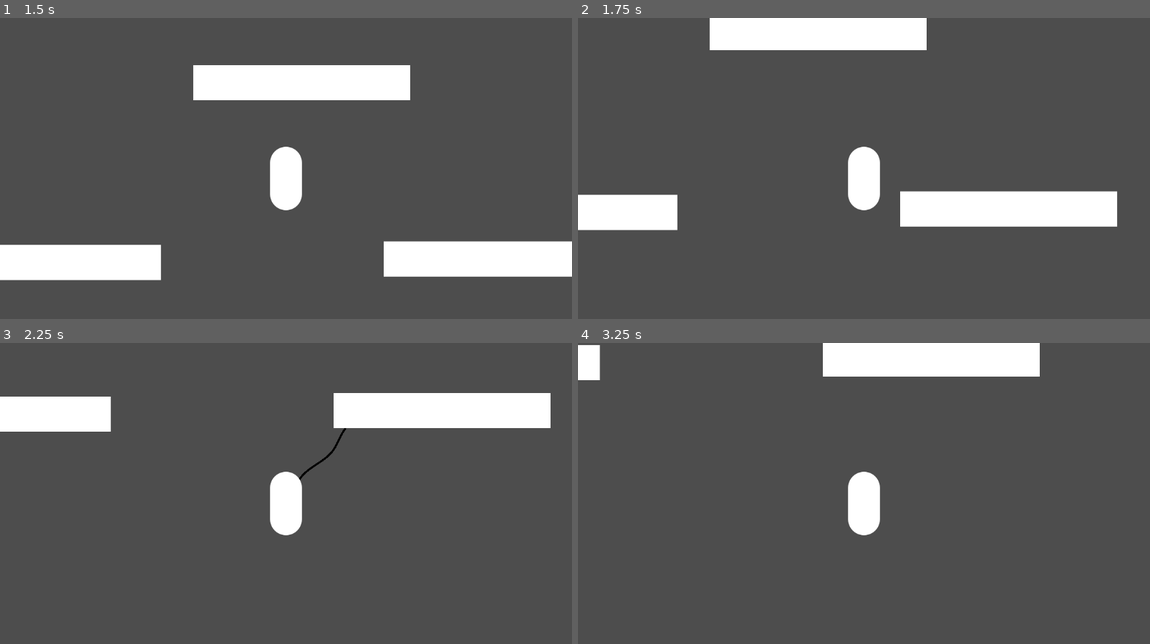
Above: before the commit, frames 1-4 (two rows, left to right).
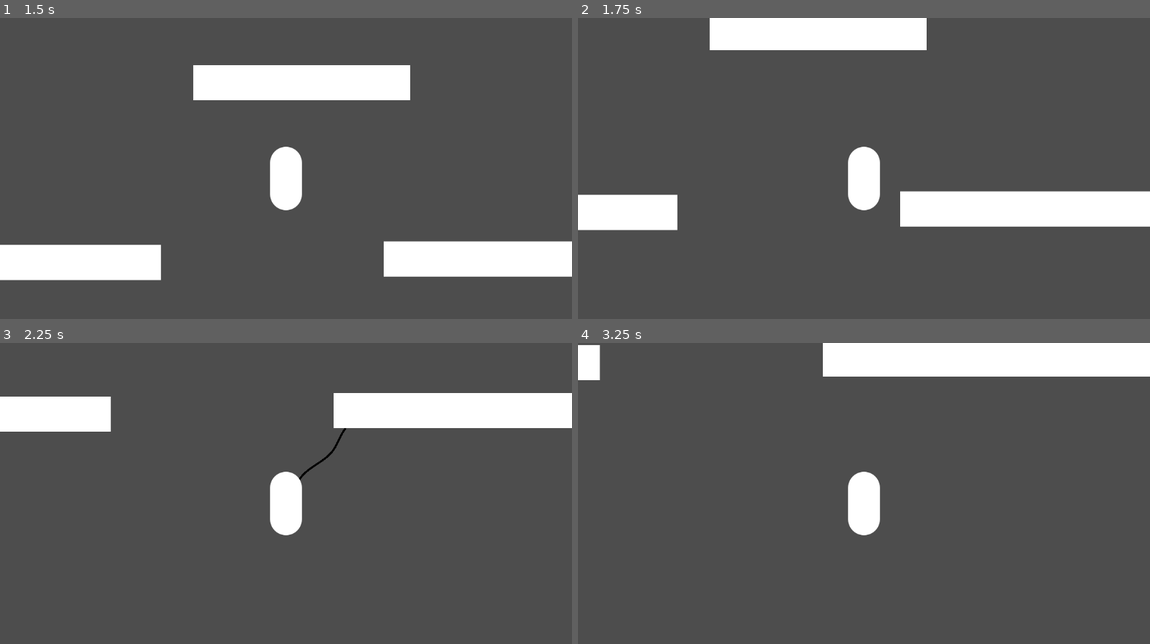
Above: after the commit, the same moments.

Repository: cookiemonsternz/SLIFT-Public
Game: Godot game, scene res://scenes/test.tscn
Two runs of this game, one before a commit and one after it. Both use one fixed random seed, a clock stepped at 60 frames per second and the inputs below.
Inputs (mouse positions are in pixels of both pictures, inside the frame that each line leads up to):
- Up to frame 1 (1.5 s): move the mouse to (411, 162) at 0.52 s; press the mouse at (411, 162) at 0.53 s; hold D (move_right) from 0.53 s (still down); tap Space (player_jump) at 0.77 s; move the mouse to (171, 195) at 1.27 s; release the mouse at (171, 195) at 1.28 s; right-click (171, 195) at 1.35 s
- Up to frame 2 (1.75 s): keep holding D (move_right); tap Space (player_jump) at 1.52 s
- Up to frame 3 (2.25 s): move the mouse to (343, 433) at 2.02 s; release D (move_right) at 2.03 s; press the mouse at (343, 433) at 2.03 s; hold A (move_left) from 2.03 s (still down)
- Up to frame 4 (3.25 s): move the mouse to (835, 568) at 2.77 s; release A (move_left) at 2.78 s; release the mouse at (835, 568) at 2.78 s; hold D (move_right) from 2.78 s (still down); right-click (835, 568) at 2.85 s; tap Space (player_jump) at 3.02 s

Frame 1 is identical in both runs. In frame 2, 0.7% of the frame differs, in the area x 94-100%, y 57-70%; in frame 3, 0.4%; in frame 4, 2.2%, in the area x 80-100%, y 0-12%.

Commit message:
Sliding and momentum system

Diff:
--- a/scenes/player.tscn
+++ b/scenes/player.tscn
@@ -49,7 +49,7 @@
 [sub_resource type="RectangleShape2D" id="RectangleShape2D_17qc7"]
 size = Vector2(46, 108)
 
-[node name="Player" type="CharacterBody2D" node_paths=PackedStringArray("grapple_origin", "rope1", "rope2", "raycast", "player_physics_follow", "jump_buffer_timer", "coyote_time_timer", "ground_cast", "health_component", "do_delete_timer") groups=["Player"]]
+[node name="Player" type="CharacterBody2D" node_paths=PackedStringArray("grapple_origin", "rope1", "rope2", "raycast", "player_physics_follow", "jump_buffer_timer", "coyote_time_timer", "ground_cast", "player", "velocity_timer", "health_component", "do_delete_timer") groups=["Player"]]
 collision_layer = 8
 collision_mask = 13
 script = ExtResource("1_l73r6")
@@ -64,8 +64,10 @@
 jump_buffer_timer = NodePath("JumpBufferTimer")
 coyote_time_timer = NodePath("CoyoteTimeTimer")
 ground_cast = NodePath("GroundCast")
+player = NodePath(".")
 gravity_strength = 700.0
 coyote_time_time = 0.25
+velocity_timer = NodePath("VelocityTimer")
 health_component = NodePath("Health Component")
 do_delete_timer = NodePath("Timer")
 
@@ -73,7 +75,7 @@
 shape = SubResource("CapsuleShape2D_rh5mj")
 
 [node name="GroundCast" type="RayCast2D" parent="."]
-target_position = Vector2(0, 68)
+target_position = Vector2(0, 65)
 
 [node name="Sprite2D" type="Sprite2D" parent="."]
 texture = SubResource("Texture2D_7im1b")
@@ -84,6 +86,10 @@
 one_shot = true
 
 [node name="CoyoteTimeTimer" type="Timer" parent="."]
+one_shot = true
+
+[node name="VelocityTimer" type="Timer" parent="."]
+wait_time = 0.327
 one_shot = true
 
 [node name="Grapple Components" type="Node2D" parent="."]
@@ -138,3 +144,5 @@
 [node name="Timer" type="Timer" parent="."]
 wait_time = 0.1
 one_shot = true
+
+[connection signal="timeout" from="VelocityTimer" to="." method="_on_velocity_timer_timeout"]
--- a/scenes/test.tscn
+++ b/scenes/test.tscn
@@ -33,6 +33,12 @@
 offset = Vector2(0, 0)
 rotation = 0.0
 scale = Vector2(1, 1)
+
+[sub_resource type="RectangleShape2D" id="RectangleShape2D_wefn5"]
+size = Vector2(1123, 72)
+
+[sub_resource type="RectangleShape2D" id="RectangleShape2D_jv1uc"]
+size = Vector2(1069, 74)
 
 [node name="SceneRoot" type="Node2D"]
 
@@ -79,12 +85,12 @@
 collision_mask = 5
 
 [node name="CollisionShape2D" type="CollisionShape2D" parent="Floor4"]
-position = Vector2(0, 26)
-shape = SubResource("RectangleShape2D_n3i5c")
+position = Vector2(342.5, 26)
+shape = SubResource("RectangleShape2D_wefn5")
 
 [node name="Sprite2D" type="Sprite2D" parent="Floor4"]
-position = Vector2(-0.500008, 25.5)
-scale = Vector2(3.41406, 0.554688)
+position = Vector2(341, 25.5)
+scale = Vector2(8.75, 0.554688)
 texture = SubResource("Texture2D_g27ne")
 
 [node name="Floor5" type="StaticBody2D" parent="."]
@@ -92,12 +98,12 @@
 collision_mask = 5
 
 [node name="CollisionShape2D" type="CollisionShape2D" parent="Floor5"]
-position = Vector2(0, 26)
-shape = SubResource("RectangleShape2D_n3i5c")
+position = Vector2(-319.5, 25)
+shape = SubResource("RectangleShape2D_jv1uc")
 
 [node name="Sprite2D" type="Sprite2D" parent="Floor5"]
-position = Vector2(-0.500008, 25.5)
-scale = Vector2(3.41406, 0.554688)
+position = Vector2(-317.5, 25.5)
+scale = Vector2(8.36719, 0.554688)
 texture = SubResource("Texture2D_g27ne")
 
 [node name="Player" parent="." instance=ExtResource("1_ul5aj")]
--- a/scripts/player.gd
+++ b/scripts/player.gd
@@ -48,6 +48,7 @@
 @export var jump_buffer_timer: Timer
 @export var coyote_time_timer: Timer
 @export var ground_cast: RayCast2D
+@export var player: CharacterBody2D
 
 @export_subgroup("Jumping")
 @export var jump_velocity = -700.0 # Maximum jump strength
@@ -57,42 +58,104 @@
 @export_subgroup("Movement")
 @export var move_speed = 500.0 # Movement speed
 @export var coyote_time_time = 0.1 # Time in seconds to allow a coyote jump
+@export var velocity_timer: Timer
+@export var slow_speed = 800
+@export var mantain_speed = 0
+@export var stop_speed = 1600
 
 @export_group("")
 @export var health_component: Node
 @export var do_delete_timer: Timer
 
+
 var can_coyote: bool = false
 var coyote_jump_available := true
 var coyote_timer_reset := true
-
+var velocity_track = true
+var velocity_apply = false
+var velocity_slide_change = true
+var velocity_add = 0
+var move_mode_two = false
+var velocity_can_change = true
+var velocity_new = null
 var light_exposure = 0
-
+var barrier = false
 var current_move_mode = MoveStates.GROUND
-
+var craig = true
+var ruckus = 0
+var slow_down = false
 enum MoveStates {
 	GROUND,
 	AIR
 }
 
+
+
+
+
+
+
+
 # Set the timer duration based on the export vars
 func _ready() -> void:
 	coyote_time_timer.wait_time = coyote_time_time
 	jump_buffer_timer.wait_time = jump_buffer_time
 
 func _process(delta: float) -> void:
+	print(move_mode_two)
+	print(ruckus)
+	var velocity_add = player_physics_follow.linear_velocity.x
 	match current_move_mode:
 		MoveStates.GROUND:
 			var input_chosen = Input.get_axis("move_left", "move_right")
 			var hit_jump = Input.is_action_just_pressed("player_jump")
 			var is_on_floor = is_on_floor()
-
-
+			#
+			#if is_on_floor and velocity_track == false:
+				##print(velocity.x)
+				#if input_chosen == -1:
+					#velocity.x = $".".velocity.x * input_chosen * -1
+				#if input_chosen == 1:
+					#velocity.x = $".".velocity.x * input_chosen
+				#move_and_slide()
 
 			if light_exposure >= 20:
 				modulate = Color(1.0, 0.0, 0.0)
 
+			if is_on_floor() and barrier == true and move_mode_two == true:
+				player.velocity.x = ruckus
+				slow_down = true
+
+			if is_on_floor and slow_down == true and move_mode_two == true:
+				if ruckus > -25 and ruckus < 25:
+					craig = false
+					barrier = false
+					ruckus = 0
+					move_mode_two = false
+				if ruckus > 0 and craig == true and input_chosen < 0:
+					ruckus -= stop_speed * delta
+					slow_down = false
+				if ruckus > 0 and craig == true and input_chosen == 0:
+					ruckus -= slow_speed * delta
+					slow_down = false
+				if ruckus > 0 and craig == true and input_chosen > 0:
+					ruckus -= mantain_speed * delta
+					slow_down = false
+
+				if ruckus < 0 and craig == true and input_chosen > 0:
+					ruckus += stop_speed * delta
+					slow_down = false
+				if ruckus < 0 and craig == true and input_chosen < 0:
+					ruckus += mantain_speed * delta
+					slow_down = false
+				if ruckus < 0 and craig == true and input_chosen == 0:
+					ruckus += slow_speed * delta
+					slow_down = false
+
+
+
 			if is_on_floor:
+
 				can_coyote = true
 				coyote_timer_reset = true
 
@@ -114,17 +177,33 @@
 				jump_buffer_timer.stop()
 
 			if hit_jump and is_on_floor:
+				craig = false
+				barrier = false
+				ruckus = 0
+				move_mode_two = false
 				can_coyote = false
 				velocity.y = jump_velocity
 
-			velocity.x = move_speed * input_chosen
+			if is_on_floor() and velocity_apply == true:
+				move_mode_two = true
+
+			if not barrier:
+				velocity.x = move_speed * input_chosen
 
 			velocity *= 0.99
 
 			move_and_slide()
 		MoveStates.AIR:
+			if not ground_cast.is_colliding():
+				barrier = false
+			velocity_add = player_physics_follow.linear_velocity.x
 			if ground_cast.is_colliding() and do_delete_timer.is_stopped():
+				if barrier == false:
+					ruckus = velocity_add
+					barrier = true
 				current_move_mode = MoveStates.GROUND
+				velocity_timer.start()
+				velocity_can_change = false
 				if spring_joints[1] != null:
 					spring_joints[1].queue_free()
 					rope2.disable()
@@ -140,8 +219,11 @@
 		MoveStates.GROUND:
 			player_physics_follow.set_pos(global_position)
 			player_physics_follow.set_vel(velocity)
+			#print(velocity.x)
 		MoveStates.AIR:
-			pass
+			velocity_apply = false
+			craig = true
+			move_mode_two = true
 			#if not Input.is_action_pressed("grapple_left") and not Input.is_action_pressed("grapple_right"):
 				#current_move_mode = MoveStates.GROUND
 				#velocity = player_physics_follow.linear_velocity
@@ -228,3 +310,8 @@
 	get_tree().root.add_child(spring)
 
 	return spring
+
+
+func _on_velocity_timer_timeout() -> void:
+	var velocity_new = velocity_add
+	print("Test")
Not shown: 1 places in scenes/player.tscn that only renumber resources
Not shown: 1 places in scenes/test.tscn that only renumber resources
